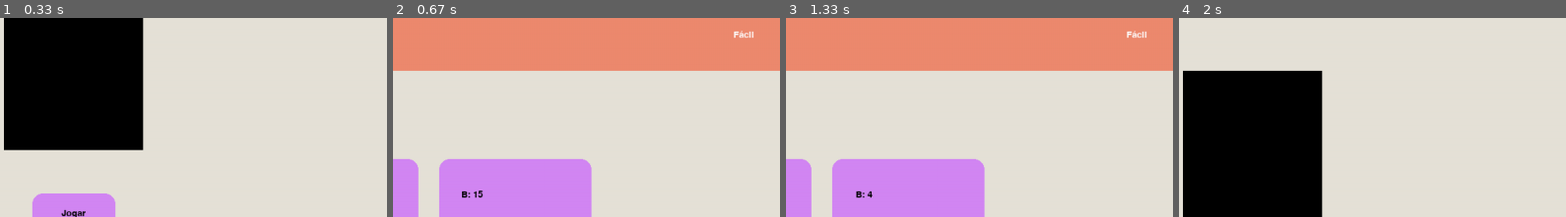
Above: before the commit, frames 1-4 (left to right).
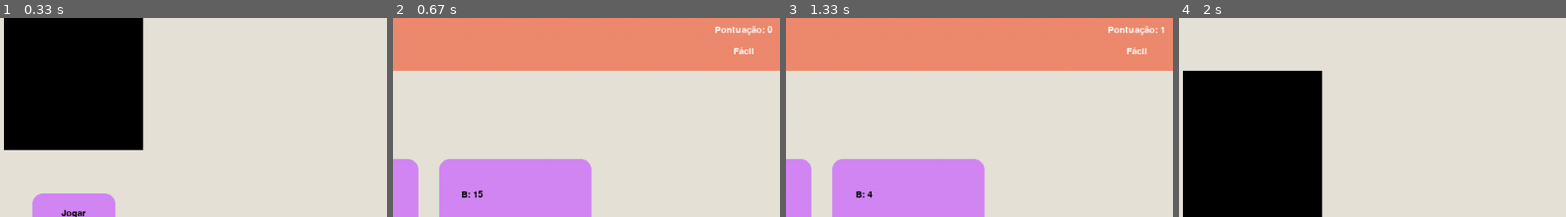
Above: after the commit, the same moments.

Repository: insper-classroom/devlife-23-1-projeto-pygame-jonas-pelegrina-gabriel-mendes
Game: pygame game, started from jogo.py
Two runs of this game, one before a commit and one after it. Both use one fixed random seed, a clock stepped at 60 frames per second and the inputs below.
Inputs (mouse positions are % of the whole screen's width and height, from its top left):
- Up to frame 1 (0.33 s): no input
- Up to frame 2 (0.67 s): click (54, 55) at 0.38 s
- Up to frame 3 (1.33 s): click "A: 10" at 0.72 s
- Up to frame 4 (2 s): tap A at 1.5 s
The pictures show only the part of the screen within x 45-95%, y 10-59%; the shares and areas given below are measured in that part.

Frame 1 is identical in both runs. In frame 2, 0.5% of the frame differs, in the area x 83-98%, y 3-19%; in frame 3, 0.5%; in frame 4, nothing differs.

Commit message:
Mostrando pontuação do jogo

Diff:
--- a/jogo.py
+++ b/jogo.py
@@ -136,7 +136,12 @@
 
             # Texto/Dificuldade
             nivel = fonte_jogo.render(questao_sorteada_Fácil['nivel'], True, BRANCO)
-            window.blit (nivel, (WIDTH/2 - nivel.get_width()/2 + 400, HEIGHT/6 - nivel.get_height()/2))
+            window.blit (nivel, (WIDTH/2 - nivel.get_width()/2 + 400, HEIGHT/5 - nivel.get_height()/2))
+
+            # PONTUAÇÃO
+            nivel = fonte_jogo.render("Pontuação: " + str(pontuacao), True, BRANCO)
+            window.blit (nivel, (WIDTH/2 - nivel.get_width()/2 + 400, HEIGHT/6 - nivel.get_height()))
+
             # Timer do jogo
             window.blit(fonte_jogo.render(texto, True, (0, 0, 0)), (32, 48))
 
